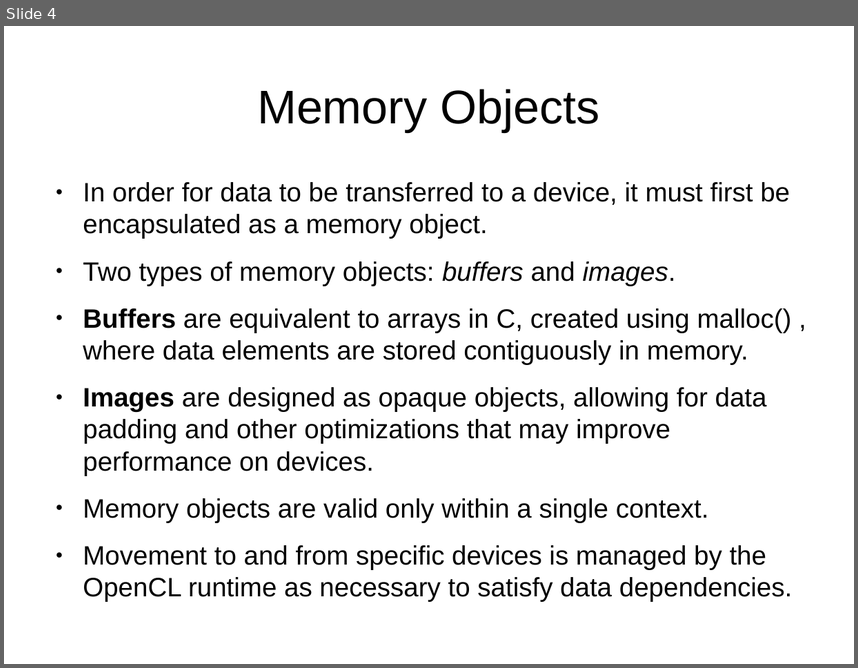
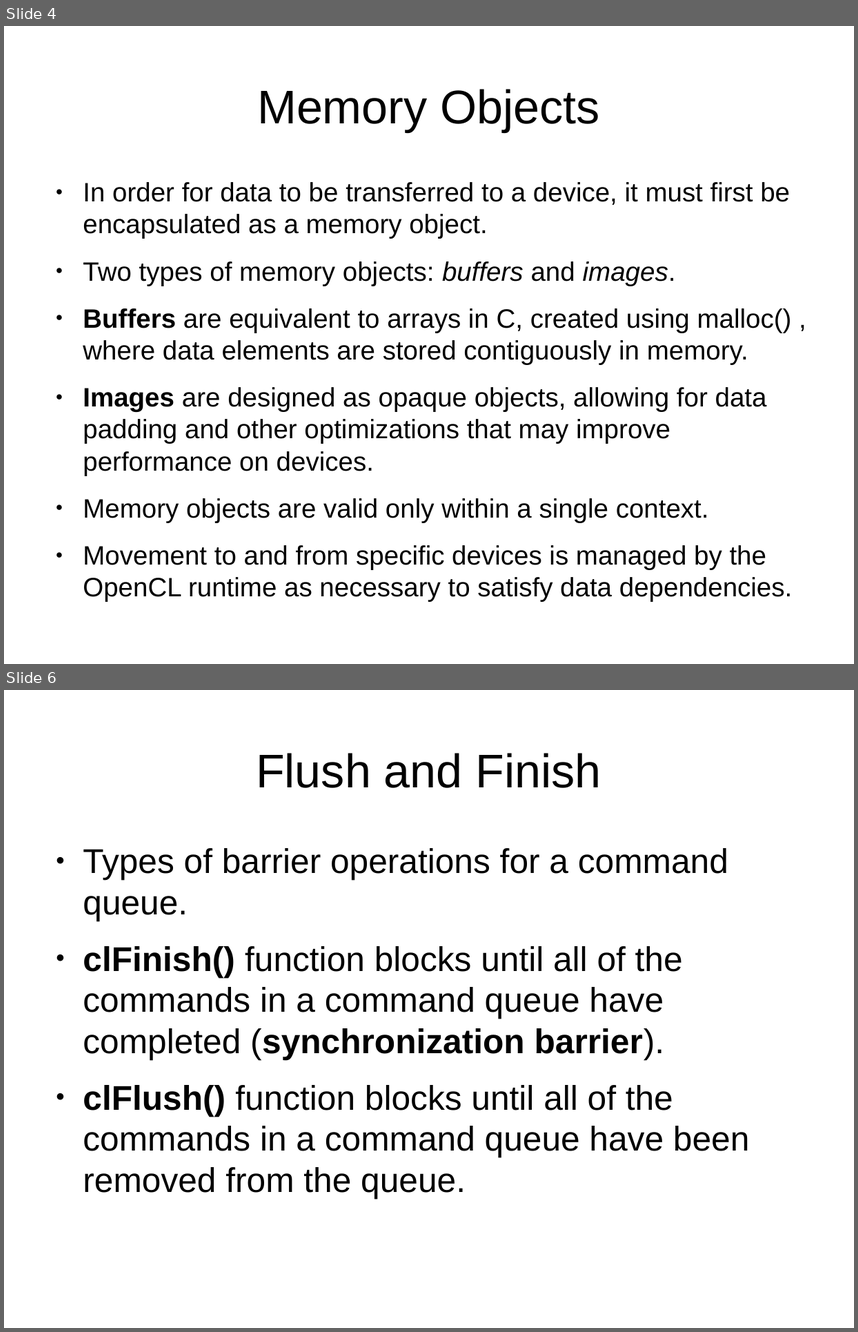
Before and after one commit to liprin1129/OpenCL-Study, a slide deck: Personal Study/Note.odp. Shown one above the other, each under a label of ours: slide 4 before the commit, slides 4 and 6 after it; the slides between them are not shown. The pictures are 858x668 and 858x1332 pixels, drawn with LibreOffice and Linux fonts; fonts in the diff are those of the drawing. Boxes give left, top, right and bottom in pixels: in the first picture for what was removed or moved away, otherwise in the second. Text is boxed around its words. In the diff, an @@ line names an element or a change of style, - is before the commit and + after.

```diff
--- a/Personal Study/Note.odp
+++ b/Personal Study/Note.odp
@@ slide 6 added at (4, 690, 854, 1328), background #FFFFFF @@
@@ title added at (256, 753, 602, 788), 44 pt, text #000000 @@
+Flush and Finish
@@ text added at (83, 848, 749, 1198), 32 pt, text #000000 @@
+● Types of barrier operations for a command queue.
+● clFinish() function blocks until all of the commands in a command queue have completed (synchronization barrier).
+● clFlush() function blocks until all of the commands in a command queue have been removed from the queue.
```
Also in this commit, not shown: 3 other slides added, 1 slide removed, 3 other files.
